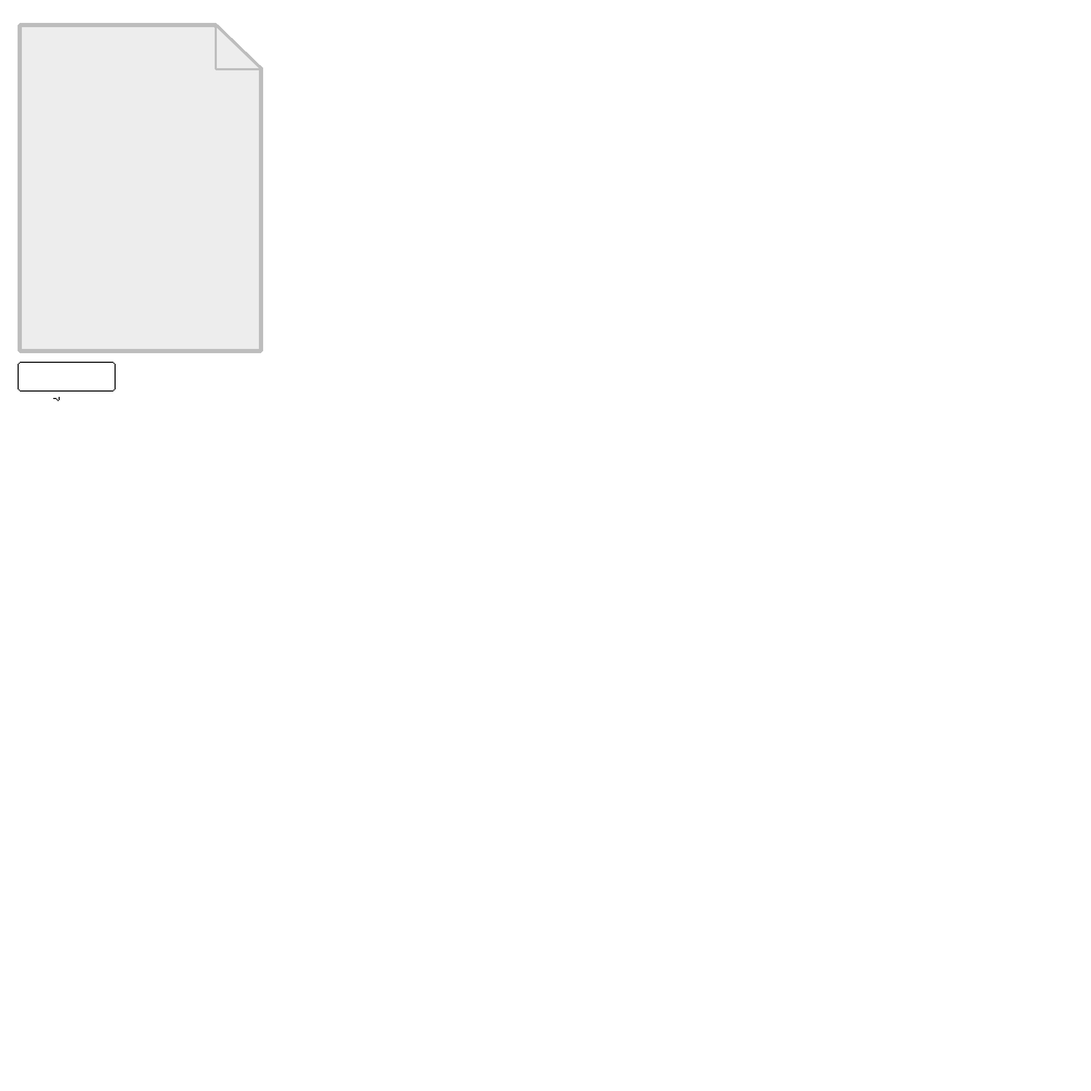
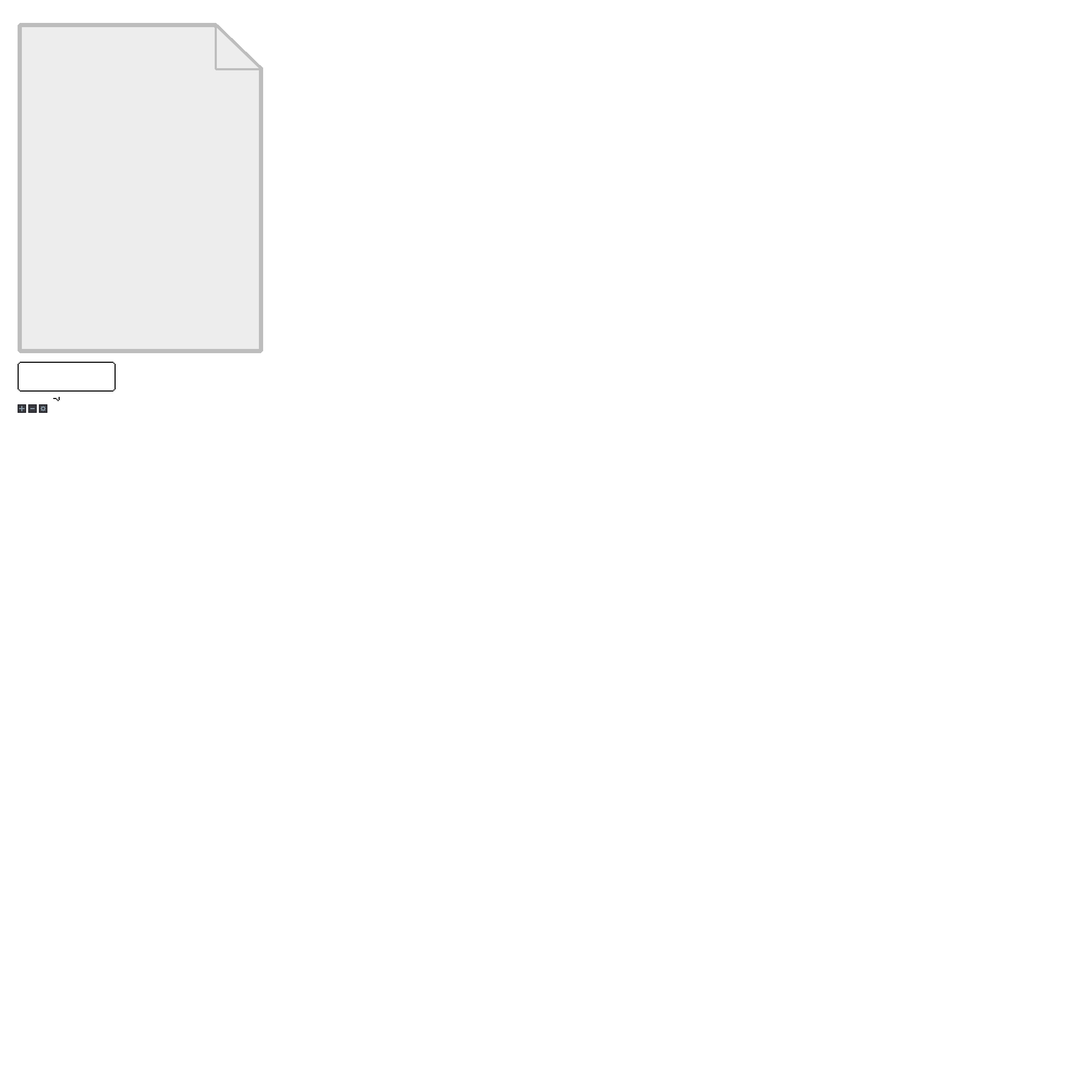
Layered file, before and after one edit (w=1091, h=1091). Changes by layer:
added group "Zoom&OptionsButtons" with 8 layers above "PlayerChatBubble" over (17, 404, 48, 414)
added layer "Layer 3" in group "Zoom&OptionsButtons" over (40, 406, 46, 412)
added layer "Options BG" in group "Zoom&OptionsButtons" over (38, 404, 48, 414)
added layer "- BG" in group "Zoom&OptionsButtons" over (28, 404, 37, 414)
added layer "+ Icon" in group "Zoom&OptionsButtons" over (18, 405, 26, 412)
added layer "+ BG" in group "Zoom&OptionsButtons" over (17, 404, 27, 414)
